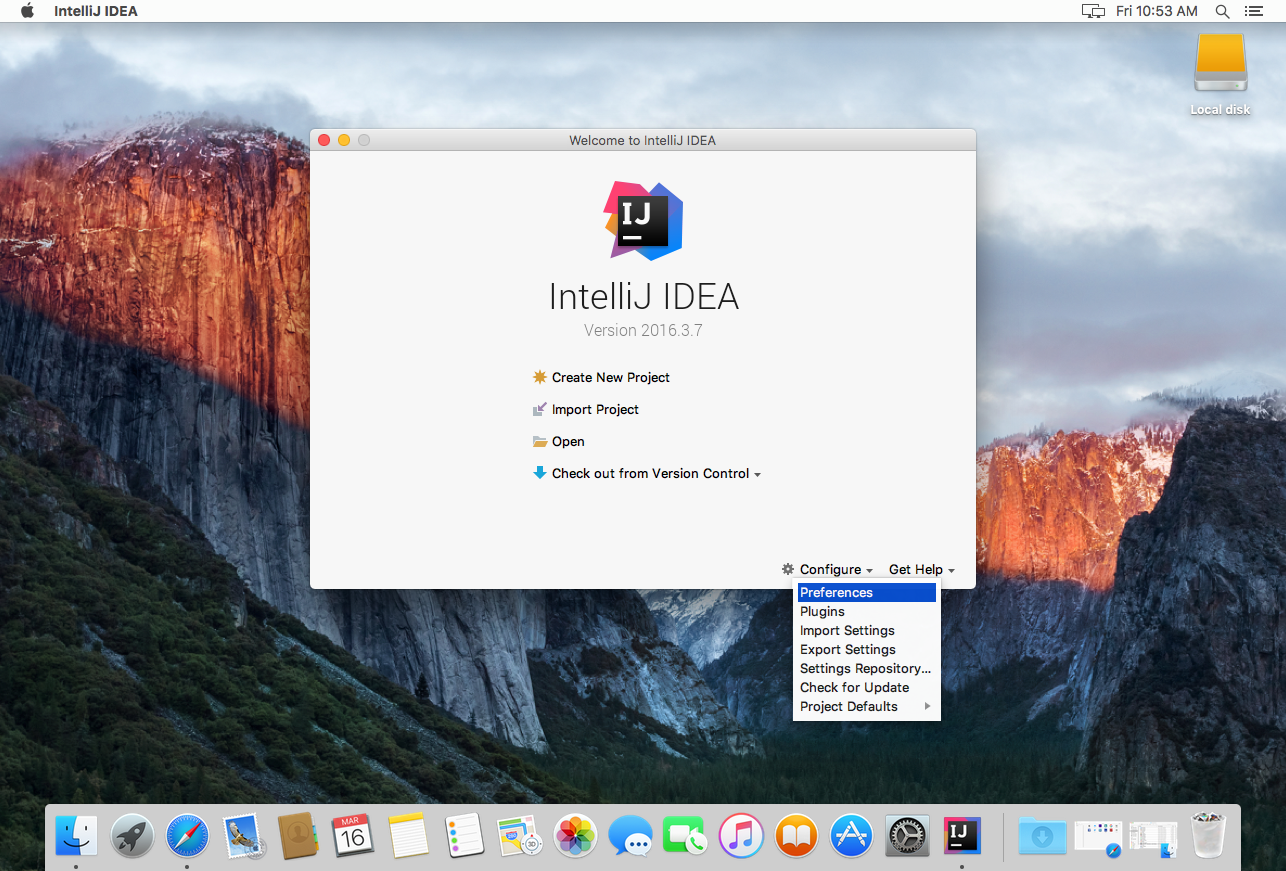
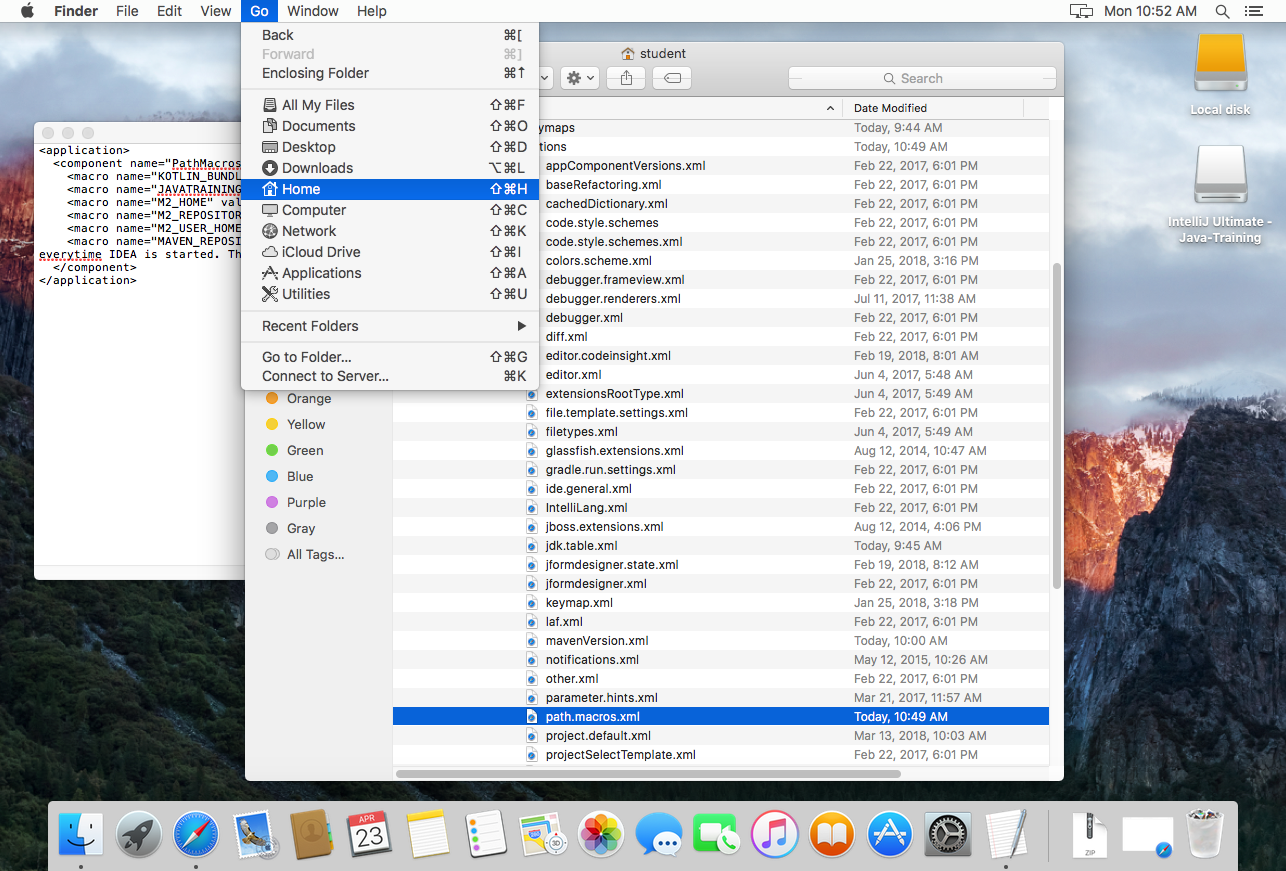
The second (1286, 871) image is a revision of the first. Changes to its layers:
painted on "Layer 1" over [8, 0, 1276, 871]
